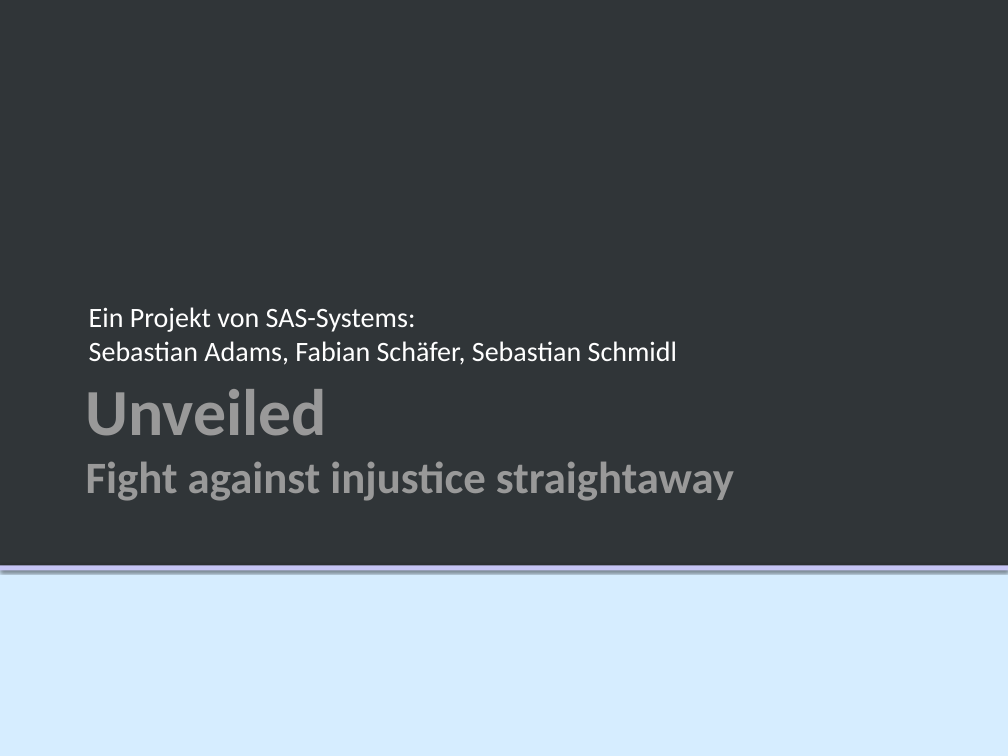
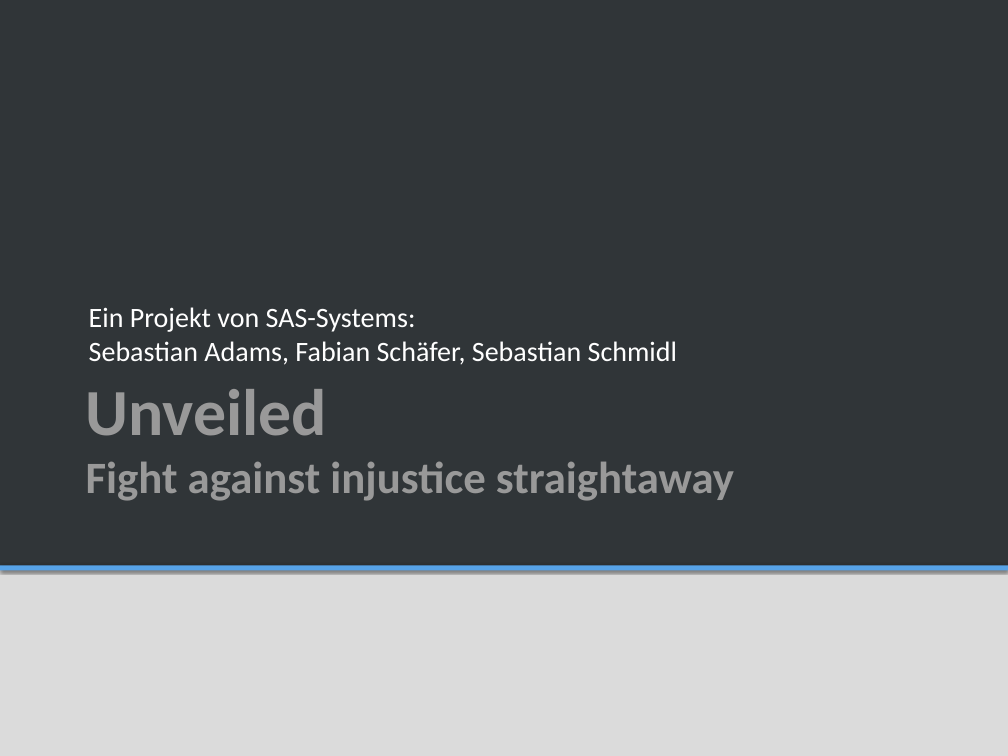
Before and after one commit to SAS-Systems/Unveiled-Documentation, a slide deck: slide 1 of Unveiled_MidtermPresentation.pptx. Drawn at 1008x756 pixels with LibreOffice and Linux fonts; fonts in the diff are those of the drawing; background and template pictures are left out. Boxes give left, top, right and bottom in pixels: in the first picture for what was removed or moved away, otherwise in the second. Text is boxed around its words. In the diff, an @@ line names an element or a change of style, - is before the commit and + after.

```diff
--- a/Unveiled_MidtermPresentation.pptx
+++ b/Unveiled_MidtermPresentation.pptx
@@ background #D6EDFF to #DBDBDB @@
@@ rectangle at box(0, 565, 1008, 571): fill #C6C5F5 to #57A3E8 @@
```
Also in this commit, not shown: 1 other slide changed, 12 slides added, 2 slides removed.
